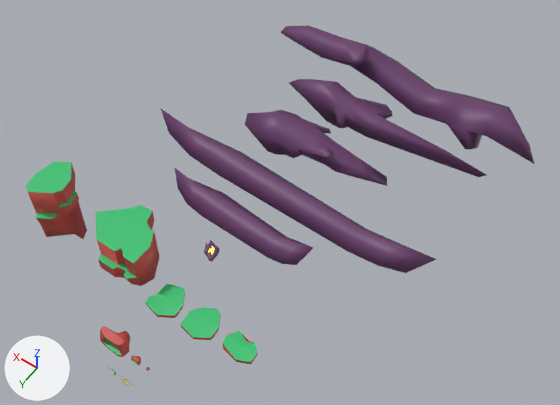
The Blender file BlenderBase/lacune.blend: old version first, new version second.
Rendered twice from a camera (50 mm lens) standing at (-159.0, 160.0, 365.0) and looking at (7.0, -72.0, -1.0). The axes (+X, +Y, +Z) are drawn at lower left. The lights are the same throughout.

Objects in the first picture: 'Cliff001', 'Cliff002', 'HousesBig', 'HousesMed', 'HousesSmall', 'Platform001', 'Platform002', 'Platform003', 'WhaleEye001', 'WhaleTop001', 'WhaleTop002', 'WhaleTop003', 'WhaleUnder001', 'WhaleUnder002'.
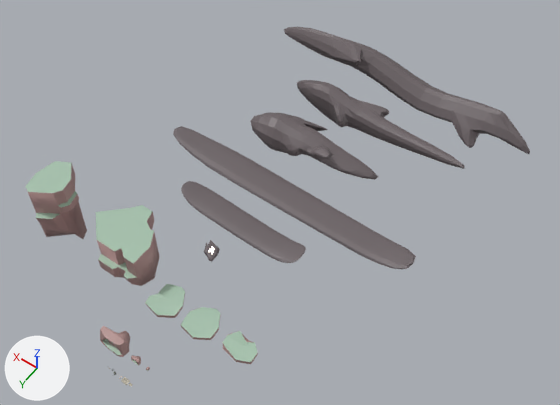
What differs and where, as boxes (x1, y1, x2, y2) in the pictures (560 x 405 px; the box of a moved part takes in the faces that stretch with it):
'WhaleUnder002', recoloured, reshaped, modifiers changed (purple to grey, 12% narrower, 13% shorter)
    before: (160, 108, 436, 273)
    after: (173, 126, 416, 269)
'WhaleTop001', recoloured, reshaped, modifiers changed (purple to grey, 8% shorter)
    before: (281, 26, 534, 164)
    after: (284, 27, 530, 154)
'WhaleTop002', recoloured, shading changed, modifiers changed (purple to grey, 15% narrower, 9% shorter)
    before: (289, 79, 486, 177)
    after: (297, 80, 465, 169)
'WhaleTop003', recoloured, shading changed, modifiers changed (purple to grey, 11% narrower, 10% shorter)
    before: (244, 110, 387, 186)
    after: (251, 112, 378, 180)
'WhaleUnder001', recoloured, reshaped, modifiers changed (9% narrower, 15% shorter)
    before: (175, 168, 313, 265)
    after: (181, 181, 306, 263)
'Cliff001', recoloured
    both: (95, 205, 159, 286)
'Cliff002', recoloured
    both: (25, 161, 87, 239)
'Platform002', recoloured (green to grey)
    both: (181, 307, 221, 340)
'Platform001', recoloured (green to grey)
    both: (145, 284, 185, 318)
'Platform003', recoloured (green to grey)
    both: (223, 331, 258, 364)
'HousesBig', recoloured (red to pink)
    both: (100, 326, 130, 357)
'WhaleEye001', recoloured (purple to white)
    both: (204, 240, 220, 262)
'HousesMed', recoloured
    both: (131, 355, 141, 365)
part 1 of me_cube_013, moved or reshaped
    before: (160, 108, 436, 273)
    after: (173, 126, 416, 269)
part 3 of me_cube_012, moved or reshaped
    before: (175, 168, 313, 265)
    after: (181, 181, 306, 263)
part 7 of me_cube, built on
    before: (281, 26, 534, 164)
    after: (284, 27, 530, 154)
part 8 of me_cube, shading changed
    before: (331, 38, 482, 150)
    after: (333, 42, 480, 148)

Edits to the bpy script that builds the scene:
```text
Change mat_material_001:
    mat_material_001.base_color: (0.581, 0.085, 0.0697) -> (0.449, 0.279, 0.267)  # red #c9524b -> pink #b3908d
Change mat_material_002:
    mat_material_002.base_color: (0.0345, 0.528, 0.16) -> (0.374, 0.528, 0.409)  # green #34c06f -> light grey #a5c0ab
Change mat_material_007:
    mat_material_007.base_color: (0.145, 0.0503, 0.152) -> (0.152, 0.126, 0.134)  # dark purple #6a3f6d -> dark grey #6d6366
Change mat_material_008:
    mat_material_008.base_color: (1.0, 0.709, 0.0192) -> (1.0, 0.941, 0.836)  # yellow #ffdb26 -> white #fff8ec
Change mat_material_009:
    mat_material_009.base_color: (1.0, 0.0573, 0.0751) -> (1.0, 0.81, 0.887)  # red #ff444d -> white #ffe8f2
Change me_cube_013:
    remove me_cube_013.from_pydata(...)  # 30 vertices, 27 faces; spans x -102.0..97.0, y -12.0..12.0, z -17.0..11.0
    add me_cube_013.from_pydata(...)  # 36 vertices, 32 faces; spans x -92.0..88.0, y -12.0..12.0, z -11.0..0.0
    me_cube_013 part 1
    18 vertices are removed from x -102.0..97.0, y -6.0..5.0, z -17.0..11.0
    27 faces are deleted
    2 vertices move from x -52.0, y -10.0..10.0, z -11.0 to x -52.0, y -10.0..10.0, z -8.0
    24 vertices are added at x -92.0..88.0, y -9.0..9.0, z -11.0..0.0
    32 new faces join them
    me_cube_013 part 2: the surface is now shaded flat
Change me_cube_012:
    remove me_cube_012.from_pydata(...)  # 24 vertices, 22 faces; spans x -49.9..51.0, y -10.6..10.9, z -21.2..10.0
    add me_cube_012.from_pydata(...)  # 36 vertices, 32 faces; spans x -43.4..45.9, y -9.1..9.5, z -12.7..-0.8
    me_cube_012 part 3
    16 vertices are removed from x -49.9..51.0, y -9.1..9.5, z -21.2..10.0
    22 faces are deleted
    2 vertices move from x 23.1, y -10.6..10.9, z -5.2 to x 23.1, y -8.9..9.3, z -6.2
    28 vertices are added at x -43.4..45.9, y -8.9..9.3, z -12.7..-0.8
    32 new faces join them
    me_cube_012 part 4: the surface is now shaded flat
Change me_cube_002:
    where me_cube_002.from_pydata(...)  # 68 vertices, 66 faces; spans x -80.2..19.9, y -19.5..11.3, z -11.6..15.3
    me_cube_002 part 5: all faces are now shaded flat (66 of 66 changed)
Change me_cube_001:
    where me_cube_001.from_pydata(...)  # 44 vertices, 42 faces; spans x -130.0..20.0, y -11.0..16.0, z -13.0..14.0
    me_cube_001 part 6: all faces are now shaded flat (42 of 42 changed)
Change me_cube:
    remove me_cube.from_pydata(...)  # 54 vertices, 51 faces; spans x -114.0..86.0, y -47.0..18.0, z -19.0..33.0
    add me_cube.from_pydata(...)  # 84 vertices, 78 faces; spans x -112.0..85.0, y -47.0..18.0, z -19.0..33.0
    me_cube part 7
    29 vertices are removed from x -114.0..86.0, y -19.0..15.0, z -13.0..15.0
    40 faces are deleted
    10 vertices move from x -75.0..36.0, y -20.0..14.0, z -18.0..19.0 to x -74.0..36.0, y -16.0..11.0, z -18.0..19.0
    54 vertices are added at x -112.0..85.0, y -15.0..12.0, z -16.0..18.0
    5 new vertices lie (0.0, 4.0, 0.0) away from vertices in x -54.0..85.0, y -7.0..1.0, z -6.0..6.0
    67 new faces join them
    me_cube part 8: 11 kept faces spanning x -78.0..36.0, y -18.0..18.0, z -19.0..21.0 are now shaded flat
Change ob_whaleunder002:
    add _m = ob_whaleunder002.modifiers.new('Subdivision', 'SUBSURF')
    add _m.render_levels = 1
    add _m.use_limit_surface = False
Change ob_whaleunder001:
    add _m = ob_whaleunder001.modifiers.new('Subdivision', 'SUBSURF')
Change ob_whaletop003:
    add _m = ob_whaletop003.modifiers.new('Subdivision', 'SUBSURF')
    add _m.render_levels = 1
    add _m.use_limit_surface = False
Change ob_whaletop002:
    add _m = ob_whaletop002.modifiers.new('Subdivision', 'SUBSURF')
    add _m.render_levels = 1
    add _m.use_limit_surface = False
Change ob_whaletop001:
    add _m = ob_whaletop001.modifiers.new('Subdivision', 'SUBSURF')
    add _m.render_levels = 1
    add _m.use_limit_surface = False
```
